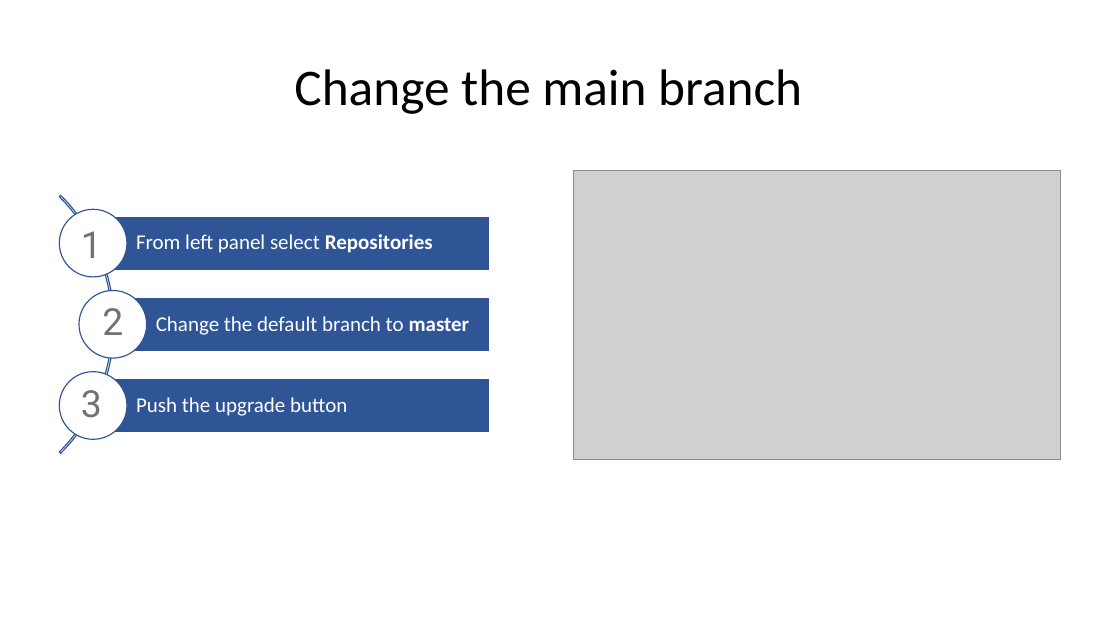
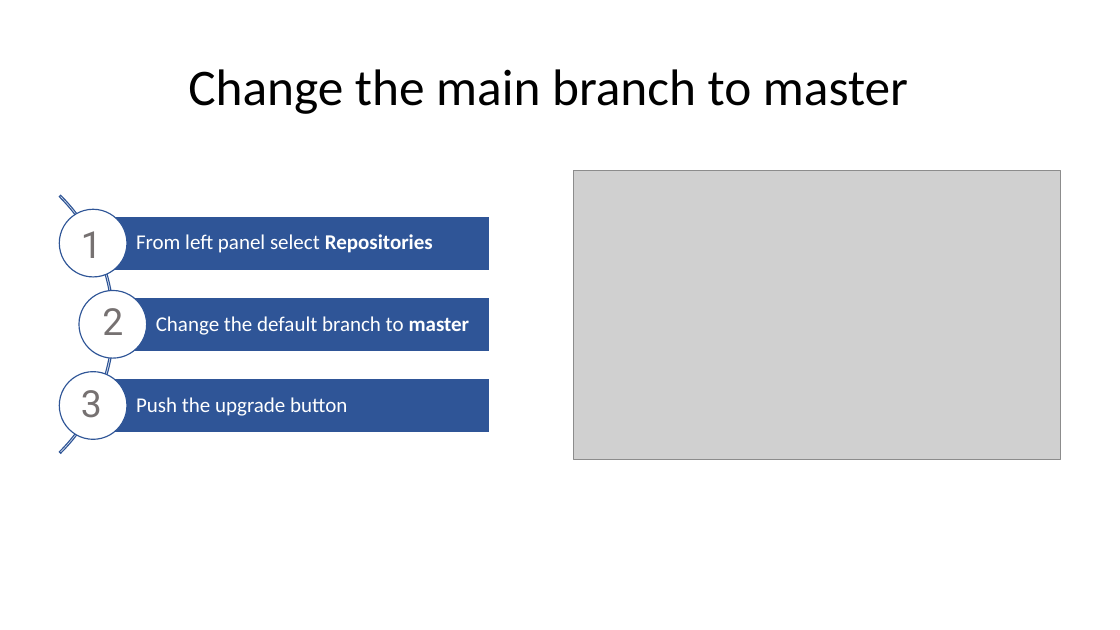
Before and after one commit to HesamMarshal/TutorialGit, a slide deck: slide 5 of GitTutorial.pptx (slide 4 before the commit). Drawn at 1120x630 pixels with LibreOffice and Linux fonts; fonts in the diff are those of the drawing; grey boxes stand for pictures. Boxes give left, top, right and bottom in pixels: in the first picture for what was removed or moved away, otherwise in the second. Text is boxed around its words. In the diff, an @@ line names an element or a change of style, - is before the commit and + after.

```diff
--- a/GitTutorial.pptx
+++ b/GitTutorial.pptx
@@ title at bbox=[188, 69, 908, 114]: text changed @@
-Change the main branch
+Change the main branch to master
```
Also in this commit, not shown: 4 slides added, 1 other file.
